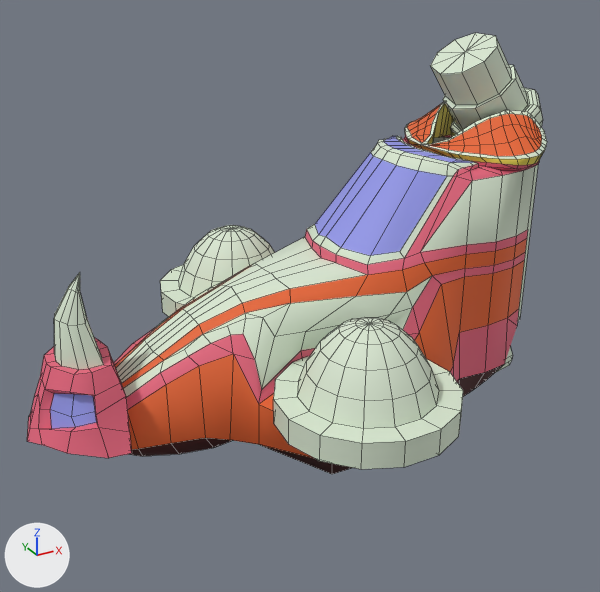
What one commit did to the FBX model Assets/Vehicles/miner.fbx.
Rendered twice from a camera (50 mm lens) standing at (-2.45, -4.0, 2.85) and looking at (-0.4, -0.27, 0.99). The lights are fixed; the arrows at lower left show +X, +Y and +Z. Mesh edges are drawn as thin lines. Where no turn or scale is listed for an object, it has been applied to the vertices. Vertices at the same position are counted once.

Script lines for the objects in view, before the commit:
```python
me_mesh = bpy.data.meshes.new('Mesh')
me_mesh.from_pydata(...)  # 465 vertices, 498 faces; spans x -0.81..1.41, y -1.33..1.33, z 0.1..2.29
# faces by material slot: [458, 10, 30]
me_mesh.materials.append(mat_material)  # white #d9e7d1
me_mesh.materials.append(mat_material_002)  # red #e7667e
me_mesh.materials.append(mat_material_003)  # yellow #e7d44f
me_mesh_001 = bpy.data.meshes.new('Mesh.001')
me_mesh_001.from_pydata(...)  # 644 vertices, 644 faces; spans x -1.58..1.16, y -1.09..1.09, z 0.12..1.88
# faces by material slot: [172, 16, 178, 56, 138, 84]
me_mesh_001.materials.append(mat_material)  # white #d9e7d1
me_mesh_001.materials.append(mat_material_001)  # blue #9297e7
me_mesh_001.materials.append(mat_material_002)  # red #e7667e
me_mesh_001.materials.append(mat_material_003)  # yellow #e7d44f
me_mesh_001.materials.append(mat_material_004)  # orange #e7652f
me_mesh_001.materials.append(mat_material_005)  # dark red #410e0f
me_mesh_002 = bpy.data.meshes.new('Mesh.002')
me_mesh_002.from_pydata(...)  # 116 vertices, 120 faces; spans x -1.913..-1.404, y -0.398..0.398, z 0.36..1.259
# faces by material slot: [36, 8, 76]
me_mesh_002.materials.append(mat_material)  # white #d9e7d1
me_mesh_002.materials.append(mat_material_001)  # blue #9297e7
me_mesh_002.materials.append(mat_material_002)  # red #e7667e
ob_body = bpy.data.objects.new('BODY', me_mesh_001)
ob_body.location = (0.0, 0.0, 0.0)
ob_cannon = bpy.data.objects.new('CANNON', me_mesh)
ob_cannon.location = (0.0, 0.0, 0.0)
ob_front = bpy.data.objects.new('FRONT', me_mesh_002)
ob_front.location = (0.0, 0.0, 0.0)
```
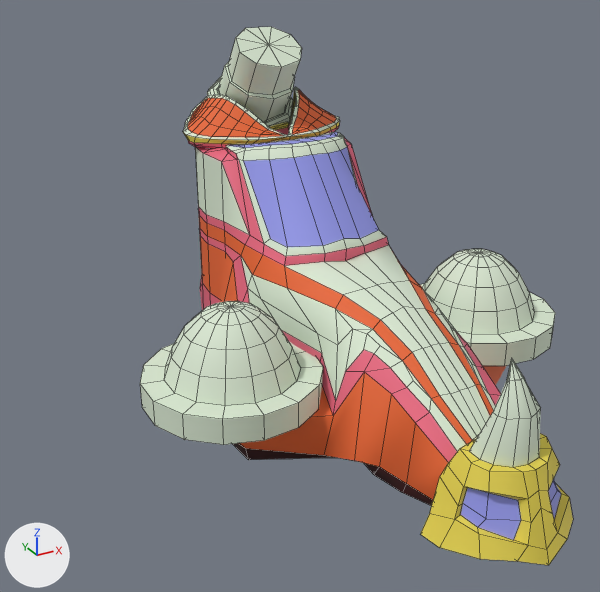
Scene script edits in JSON lines:
```json
{"block": "me_mesh_001", "where": "# used by ob_body; location = (0.0, 0.0, 0.0)"}
{"op": "remove", "block": "me_mesh_001", "code": "me_mesh_001.from_pydata(...)  # 644 vertices, 644 faces; spans x -1.58..1.16, y -1.09..1.09, z 0.12..1.88"}
{"op": "add", "block": "me_mesh_001", "code": "me_mesh_001.from_pydata(...)  # 1011 vertices, 1022 faces; spans x -1.91..1.41, y -1.09..1.09, z 0.1..2.29"}
{"block": "me_mesh_001", "change": "me_mesh_001 part 1: a new loose piece of 120 vertices spanning x 0.69..1.4, y -0.3..0.3, z 1.54..2.29, in mat_material (white #d9e7d1)"}
{"block": "me_mesh_001", "change": "me_mesh_001 part 2: a new loose piece of 116 vertices spanning x -1.91..-1.4, y -0.4..0.4, z 0.19..1.09"}
{"block": "me_mesh_001", "change": "me_mesh_001 part 3"}
{"block": "me_mesh_001", "change": "8 faces are deleted"}
{"block": "me_mesh_001", "change": "2 vertices move within x 1.1, y -0.28..0.28, z 1.64"}
{"block": "me_mesh_001", "change": "98 vertices are added at x 0.86..1.41, y -0.31..0.31, z 0.1..1.68"}
{"block": "me_mesh_001", "change": "8 new vertices lie (0.0, 0.0, 1.1) away from vertices in x 0.86..1.41, y -0.27..0.27, z 0.45..0.46"}
{"block": "me_mesh_001", "change": "8 new vertices lie (0.0, 0.0, 0.07) away from vertices in x 0.95..1.33, y -0.26..0.26, z 0.38..0.39"}
{"block": "me_mesh_001", "change": "5 new vertices lie (0.0, 0.0, -0.1) away from vertices in x 0.99..1.33, y -0.18..0.18, z 0.38..0.39"}
{"block": "me_mesh_001", "change": "7 new vertices lie (0.0, 0.0, 0.04) away from vertices in x 0.9..1.27, y -0.29..0.29, z 0.14..0.15"}
{"block": "me_mesh_001", "change": "5 new vertices lie (0.01, 0.0, 0.04) away from vertices in x 0.93..1.37, y -0.19..0.19, z 0.11..1.55"}
{"block": "me_mesh_001", "change": "34 new faces join them, mat_material_003 (yellow #e7d44f)"}
{"block": "me_mesh_001", "change": "90 new faces join them, mat_material (white #d9e7d1)"}
{"block": "me_mesh_001", "change": "14 new faces join them, mat_material_002 (red #e7667e)"}
{"op": "add", "block": "me_mesh_1", "code": ["me_mesh_1 = bpy.data.meshes.new('Mesh')", "me_mesh_1.from_pydata(...)  # 214 vertices, 240 faces; spans x -1.33..1.33, y -0.81..0.18, z 0.51..1.04", "me_mesh_1.materials.append(mat_material)  # white #d9e7d1"]}
{"op": "set", "path": "ob_body.rotation_euler", "old": "(0.0, 0.0, 0.0)", "new": "(0.0, 0.0, 1.571)", "note": "degrees (0, 0, 0) -> degrees (0, 0, 90)"}
{"op": "remove", "block": "ob_cannon", "code": ["ob_cannon = bpy.data.objects.new('CANNON', me_mesh)", "ob_cannon.location = (0.0, 0.0, 0.0)"]}
{"op": "remove", "block": "ob_front", "code": ["ob_front = bpy.data.objects.new('FRONT', me_mesh_002)", "ob_front.location = (0.0, 0.0, 0.0)"]}
{"op": "add", "block": "ob_body_001", "code": ["ob_body_001 = bpy.data.objects.new('BODY.001', me_mesh_1)", "ob_body_001.location = (0.0, 0.0, 0.0)"]}
```

Boxes [x1, y1, x2, y2] around the edits, measured in the pictures (600 x 592 px):
```json
{"object": "BODY", "change": "reshaped, turned", "before": [114, 102, 547, 474], "after": [183, 27, 573, 565]}
{"object": "CANNON", "change": "deleted", "before": [160, 33, 543, 469], "faces in mat_material (white #d9e7d1)": [160, 33, 543, 469]}
{"object": "BODY.001", "change": "added", "after": [140, 249, 555, 445]}
{"object": "FRONT", "change": "deleted", "before": [27, 273, 132, 458], "on screen": "red", "faces in mat_material_002 (red #e7667e)": [27, 338, 132, 458], "faces in mat_material (white #d9e7d1)": [54, 273, 104, 369], "faces in mat_material_001 (blue #9297e7)": [50, 393, 97, 429]}
{"part": 1, "of": "me_mesh_001", "change": "added", "after": [207, 27, 302, 127]}
{"part": 2, "of": "me_mesh_001", "change": "added", "after": [421, 359, 573, 565], "on screen": "yellow"}
{"part": 3, "of": "me_mesh_001", "change": "built on", "after": [269, 105, 293, 135]}
```
